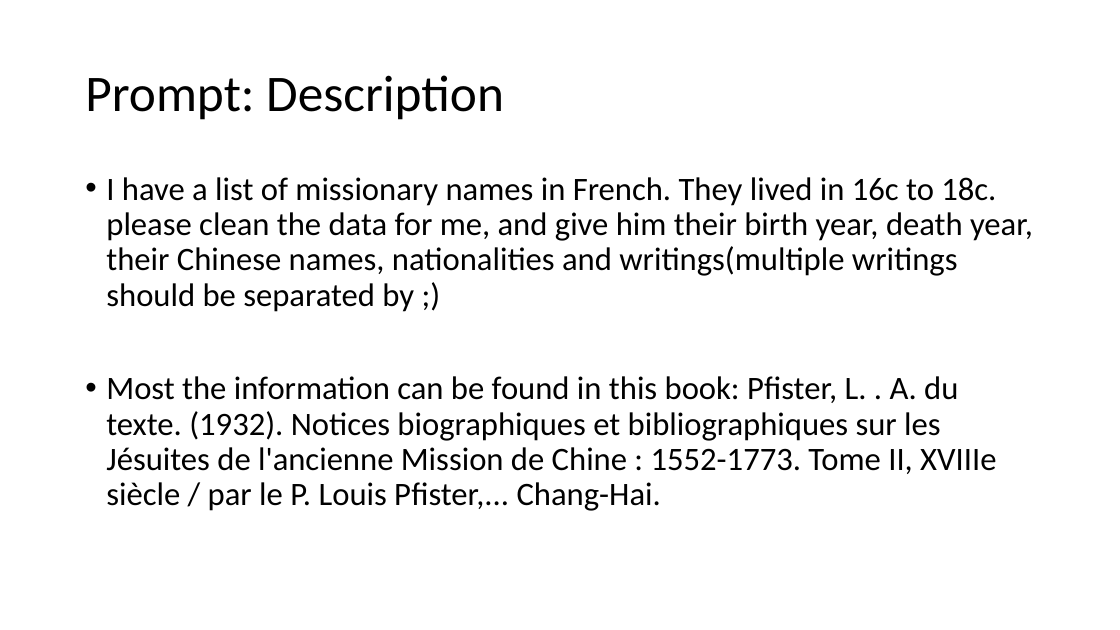
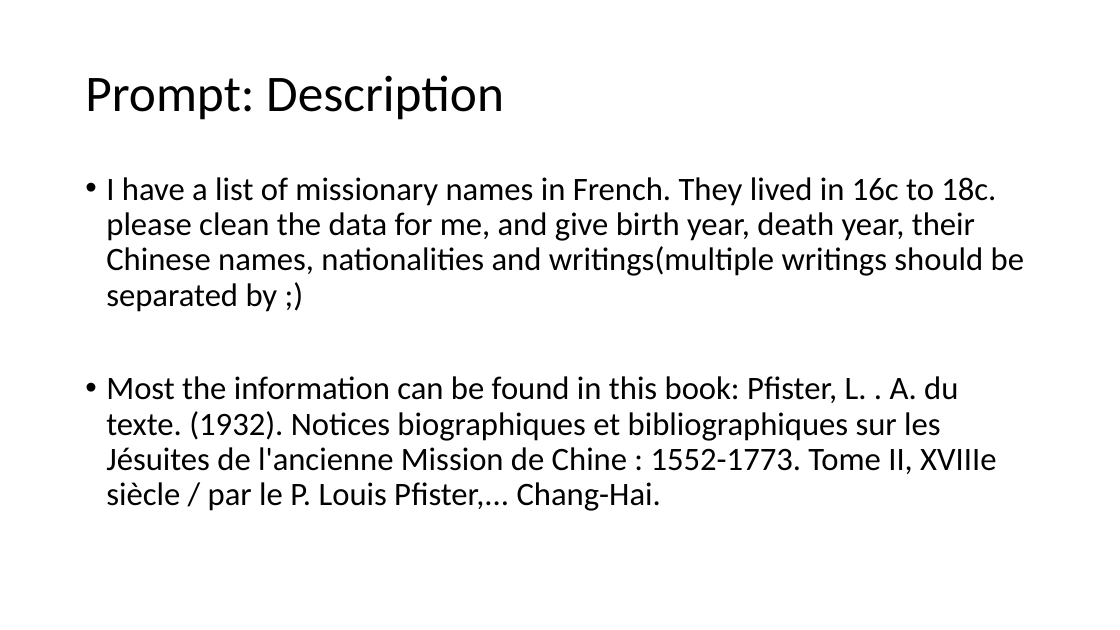
Before and after one commit to fccsdigitalchina/generative_ai_east_asian_studies, a slide deck: slide 11 of _slides/Generative AI for East Asian Studies_use cases.pptx. Drawn at 1120x630 pixels with LibreOffice and Linux fonts; fonts in the diff are those of the drawing. Boxes give left, top, right and bottom in pixels: in the first picture for what was removed or moved away, otherwise in the second. Text is boxed around its words. In the diff, an @@ line names an element or a change of style, - is before the commit and + after.

```diff
--- a/_slides/Generative AI for East Asian Studies_use cases.pptx
+++ b/_slides/Generative AI for East Asian Studies_use cases.pptx
@@ text at bbox=[106, 177, 1024, 312]: text changed @@
-• I have a list of missionary names in French. They lived in 16c to 18c. please clean the data for me, and give him their birth year, death year, their Chinese names, nationalities and writings(multiple writings should be separated by ;)
+• I have a list of missionary names in French. They lived in 16c to 18c. please clean the data for me, and give birth year, death year, their Chinese names, nationalities and writings(multiple writings should be separated by ;)
```
Also in this commit, not shown: 11 other slides changed, 6 slides removed.
